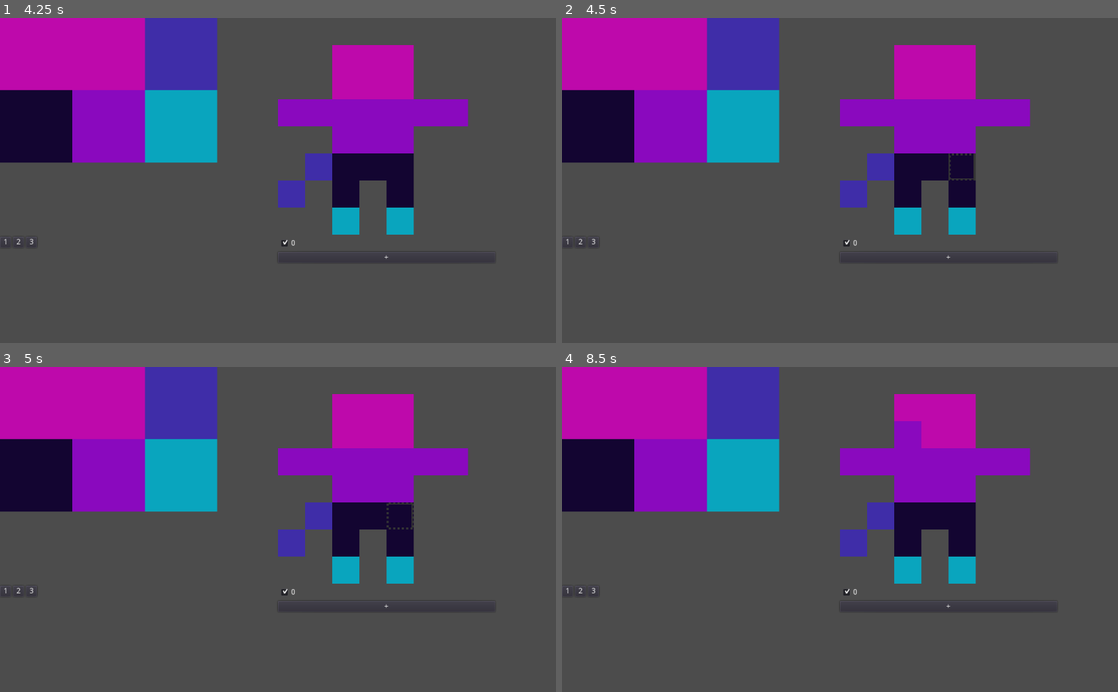
Above: before the commit, frames 1-4 (two rows, left to right).
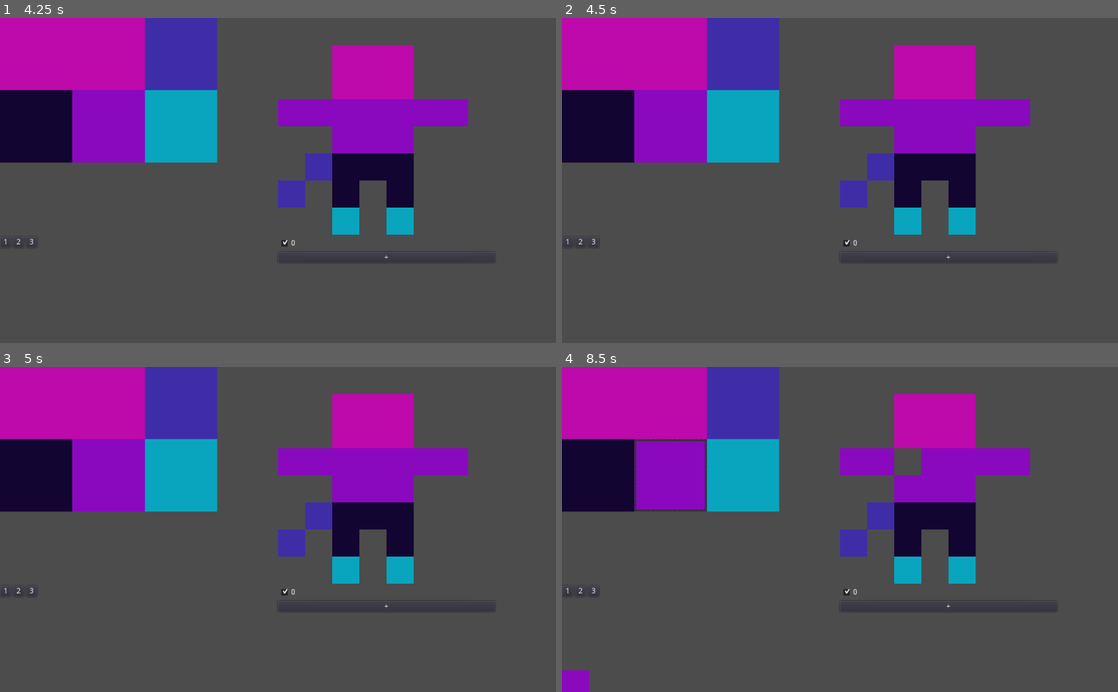
Above: after the commit, the same moments.

Repository: 13hnguyen/Octopixel
Game: Godot game, scene res://GUI.tscn
Two runs of this game, one before a commit and one after it. Both use one fixed random seed, a clock stepped at 60 frames per second and the inputs below. The engine's default icon, where the game draws it, is replaced by a stand-in: a white triangle on a blue panel in a dark square.
Inputs (mouse positions are in pixels of both pictures, inside the frame that each line leads up to):
- Up to frame 1 (4.25 s): click "2" at 0.5 s; click "1" at 1.25 s; click "3" at 2 s; click "0" at 2.75 s; click "+" at 3.5 s
- Up to frame 2 (4.5 s): tap Enter at 4.25 s; move the mouse to (962, 164) at 4.27 s; hold Right (ui_right) from 4.28 s (still down); click (962, 164) at 4.35 s
- Up to frame 3 (5 s): keep holding Right (ui_right); right-click (400, 513) at 4.55 s
- Up to frame 4 (8.5 s): tap Space at 5, 6.5, 8 s; move the mouse to (728, 545) at 5.02 s; release Right (ui_right) at 5.03 s; hold Down (ui_down) 5.03-5.78 s; right-click (728, 545) at 5.1 s; click (728, 545) at 5.3 s; tap Enter at 5.75, 7.25 s; move the mouse to (895, 458) at 5.77 s; hold Right (ui_right) 5.78-6.53 s; click (895, 458) at 5.85 s; right-click (895, 458) at 6.05 s; move the mouse to (812, 594) at 6.52 s; hold Up (ui_up) 6.53-7.28 s; right-click (812, 594) at 6.6 s; click (812, 594) at 6.8 s; move the mouse to (1006, 578) at 7.27 s; hold Left (ui_left) from 7.28 s (still down); click (1006, 578) at 7.35 s; right-click (1006, 578) at 7.55 s; move the mouse to (673, 480) at 8.02 s; right-click (673, 480) at 8.1 s; click (673, 480) at 8.3 s

Frame 1 is identical in both runs. In frame 2, less than 0.1% of the frame differs, in the area x 69-75%, y 41-50%; in frame 3, less than 0.1%; in frame 4, 1.5%, in the area x 0-65%, y 16-100%.

Commit message:
pretty good

Diff:
--- a/GUI.gd
+++ b/GUI.gd
@@ -4,7 +4,9 @@
 
 # Called when the node enters the scene tree for the first time.
 func _ready() -> void:
-	$DuplicateTool.canvas = $AnimationWidget.canvas
+	#$DuplicateTool.canvas = $AnimationWidget.canvas
+	$TextureSelectonTool.canvas = $TextureWidget.canvas
+	$TextureSelectonTool.targetCanvas = $AnimationWidget.canvas
 
 	yield(get_tree(), "idle_frame")
 
--- a/GUI.tscn
+++ b/GUI.tscn
@@ -1,10 +1,9 @@
-[gd_scene load_steps=6 format=2]
+[gd_scene load_steps=5 format=2]
 
 [ext_resource path="res://widgets/TextureWidget.tscn" type="PackedScene" id=1]
 [ext_resource path="res://widgets/AnimationWidget.tscn" type="PackedScene" id=2]
-[ext_resource path="res://tools/SelectionTool.tscn" type="PackedScene" id=3]
 [ext_resource path="res://GUI.gd" type="Script" id=4]
-[ext_resource path="res://tools/DuplicateTool.tscn" type="PackedScene" id=5]
+[ext_resource path="res://tools/TextureSelectonTool.tscn" type="PackedScene" id=6]
 
 [node name="GUI" type="Control"]
 anchor_right = 1.0
@@ -20,15 +19,6 @@
 anchor_right = 0.5
 margin_right = 442.0
 
-[node name="SelectionTool" parent="." instance=ExtResource( 3 )]
-anchor_top = 0.899
-anchor_right = 0.0
-anchor_bottom = 0.899
-margin_left = 322.0
-margin_top = -70.3999
-margin_right = 441.0
-margin_bottom = 55.6
-
-[node name="DuplicateTool" parent="." instance=ExtResource( 5 )]
+[node name="TextureSelectonTool" parent="." instance=ExtResource( 6 )]
 
 [connection signal="frame_changed" from="TextureWidget" to="." method="_on_TextureWidget_frame_changed"]
--- a/tools/DefaultTool.gd
+++ b/tools/DefaultTool.gd
@@ -13,8 +13,6 @@
 var startRect:  Rect2 = Rect2(Vector2.ZERO, Vector2.ZERO)
 var posStart: Vector2
 var posEnd: Vector2
-var posStartGlobal: Vector2
-var posEndGlobal: Vector2
 
 var isActive: bool = false
 var isPressed: bool = false
@@ -28,7 +26,6 @@
 	checkInput()
 
 func _draw() -> void:
-	print("draw")
 	textureBuffer.create_from_image(imageBuffer,3)
 	buffer.set_texture(textureBuffer)
 	buffer.rect_size = imageBuffer.get_size()
--- a/tools/SelectionTool.gd
+++ b/tools/SelectionTool.gd
@@ -14,9 +14,9 @@
 	directionLeft = pos
 
 func expand(pos:Vector2) -> void:
-	rect = Global.fix_rect(posStart, pos)
-	canvas.change_selection(rect)
-	imageBuffer = canvas.image.get_rect(rect)
+	startRect = Global.fix_rect(posStart, pos)
+	canvas.change_selection(startRect)
+	imageBuffer = canvas.image.get_rect(startRect)
 
 func moveManhattan(dir: Vector2) -> void:
 	rect.position += dir
--- /dev/null
+++ b/tools/TextureSelectonTool.gd
@@ -0,0 +1,132 @@
+extends Tool
+
+var targetCanvas: DefaultCanvas
+
+var isPressedLeft:bool = false
+var directionLeft: Vector2 = Vector2.ZERO
+
+var targetPosStart: Vector2
+var targetImageBuffer: Image
+
+onready var selectionWindow: SelectionWindow = $SelectionWindow
+
+func _translate(source: Image, sourceRect: Rect2) -> Image:
+	var sourceSize = canvas.image.get_size()
+	var sourceRectSize = sourceRect.size
+	var sourceRectPos = sourceRect.position
+	var translatedImage = Image.new()
+	var newU: float
+	var newV: float
+	translatedImage.copy_from(source)
+
+	translatedImage.lock()
+
+	for u in range(sourceRectSize.x):
+		for v in range(sourceRectSize.y):
+			newU = (u+sourceRectPos.x+0.5)/sourceSize.x
+			newV = (v+sourceRectPos.y+0.5)/sourceSize.y
+			translatedImage.set_pixel(u, v, Color(newU, newV, 0, 1) )
+	translatedImage.unlock()
+	return translatedImage
+
+func _ready() -> void:
+	._ready()
+	isActive = true
+
+func start(pos:Vector2) -> void:
+	print("start ", pos)
+	posStart = pos
+
+func startTarget(pos:Vector2) -> void:
+	print("target ", pos)
+	targetPosStart = pos
+	directionLeft = pos
+
+func expand(pos:Vector2) -> void:
+	startRect = Global.fix_rect(posStart, pos)
+	canvas.change_selection(startRect)
+	imageBuffer = canvas.image.get_rect(startRect)
+
+func expandTarget(pos: Vector2) -> void:
+	#rect = Global.fix_rect(targetPosStart, pos)
+	pass
+
+func move(pos:Vector2) -> void:
+	var displace = pos-directionLeft
+	rect.position += displace
+	directionLeft += displace
+
+func end() -> void:
+	rect = startRect
+	rect.position = targetPosStart
+	targetImageBuffer = _translate(imageBuffer, startRect)
+	update()
+
+func clear() -> void:
+	rect = Rect2(Vector2.ZERO, Vector2.ZERO)
+	startRect = Rect2(Vector2.ZERO, Vector2.ZERO)
+
+	canvas.change_selection(rect)
+
+func apply() -> void:
+	if rect.position.x >= 0.0 and rect.position.y >= 0.0:
+
+		print("applied ", rect.position, rect.size)
+		targetCanvas.image.blend_rect(targetImageBuffer,Rect2(Vector2.ZERO,targetCanvas.image.get_size()), rect.position)
+		targetCanvas.update()
+
+func _input(event: InputEvent) -> void:
+	if event is InputEventMouseMotion:
+		if isPressed:
+			### RIGHT BUTTON MOVED ###
+			expand(canvas.mouse_coordinates())
+			#expandTarget(targetCanvas.mouse_coordinates())
+		elif isPressedLeft:
+			### LEFT BUTTON MOVED ###
+			move(targetCanvas.mouse_coordinates())
+
+
+func checkInput() -> void:
+	if canvas and targetCanvas and isActive:
+		### RIGHT BUTTON ###
+		if Input.is_action_just_pressed("right_click"):
+			print("right_click pressed")
+			var coord = canvas.mouse_coordinates()
+			if coord.x in range(canvas.get_size().x) and coord.y in range(canvas.get_size().y):
+				isPressed = true
+				apply()
+				start(coord)
+
+				var otherCoord = targetCanvas.mouse_coordinates()
+				startTarget(otherCoord)
+
+		if Input.is_action_just_released("right_click") and isPressed:
+			isPressed = false
+			end()
+
+		### LEFT BUTTON ###
+		if Input.is_action_just_pressed("left_click"):
+			var coord = canvas.mouse_coordinates()
+
+			isPressedLeft = true
+			if !startRect.has_point(coord):
+
+				if coord.x in range(canvas.get_size().x) and coord.y in range(canvas.get_size().y):
+					apply()
+					start(coord)
+					var otherCoord = targetCanvas.mouse_coordinates()
+					startTarget(otherCoord)
+					expand(coord)
+					end()
+			else:
+				var otherCoord = targetCanvas.mouse_coordinates()
+				startTarget(otherCoord)
+				end()
+
+		if Input.is_action_just_released("left_click"):
+			print("left_click released")
+			isPressedLeft = false
+			var otherCoord = targetCanvas.mouse_coordinates()
+			move(otherCoord)
+			if otherCoord.x in range(targetCanvas.get_size().x) and otherCoord.y in range(targetCanvas.get_size().y):
+				apply()
--- /dev/null
+++ b/tools/TextureSelectonTool.tscn
@@ -0,0 +1,7 @@
+[gd_scene load_steps=3 format=2]
+
+[ext_resource path="res://tools/DefaultTool.tscn" type="PackedScene" id=1]
+[ext_resource path="res://tools/TextureSelectonTool.gd" type="Script" id=2]
+
+[node name="TextureSelectonTool" instance=ExtResource( 1 )]
+script = ExtResource( 2 )
--- a/widgets/DefaultCanvas.gd
+++ b/widgets/DefaultCanvas.gd
@@ -75,6 +75,9 @@
 	canvas.set_texture(imageTexture)
 	emit_signal("frame_changed")
 
+func get_size() -> Vector2:
+	return image.get_size()
+
 func mouse_coordinates() -> Vector2:
 	var coord = canvas.get_local_mouse_position()
 	var canvasSize = canvas.rect_size
--- a/widgets/TextureCanvas.tscn
+++ b/widgets/TextureCanvas.tscn
@@ -1,7 +1,17 @@
-[gd_scene load_steps=3 format=2]
+[gd_scene load_steps=5 format=2]
 
 [ext_resource path="res://widgets/DefaultCanvas.tscn" type="PackedScene" id=1]
 [ext_resource path="res://widgets/TextureCanvas.gd" type="Script" id=2]
+[ext_resource path="res://shaders/outline_shader.tres" type="Shader" id=3]
+
+[sub_resource type="ShaderMaterial" id=1]
+resource_local_to_scene = true
+shader = ExtResource( 3 )
+shader_param/color = Color( 0.203922, 0.203922, 0.203922, 1 )
+shader_param/px = Vector2( 0.01, 0.01 )
 
 [node name="TextureCanvas" instance=ExtResource( 1 )]
 script = ExtResource( 2 )
+
+[node name="Selection" parent="." index="2"]
+material = SubResource( 1 )
